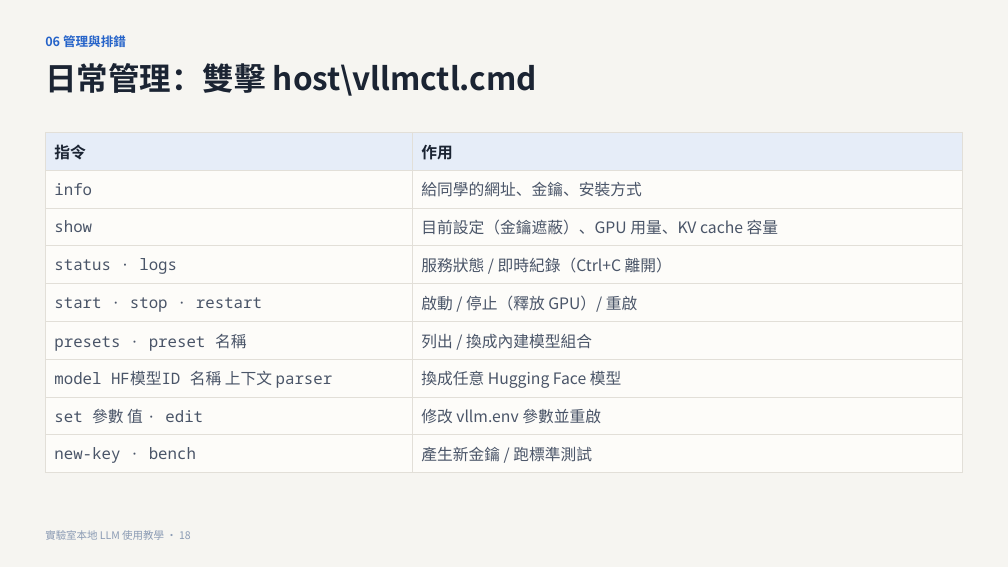
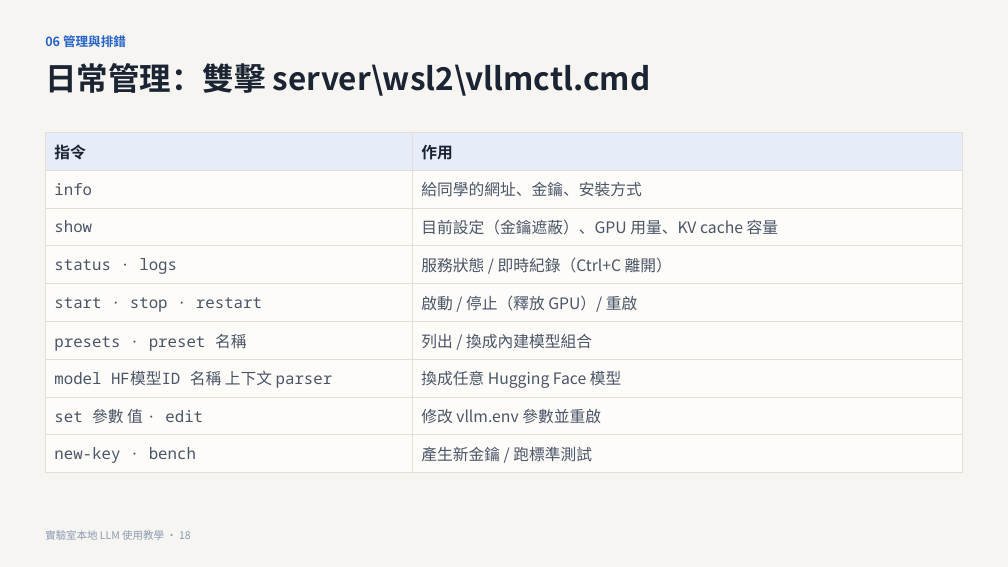
Before and after one commit to CYH4157/local-llm, a slide deck: slide 18 of docs/實驗室本地LLM使用教學.pptx. Drawn at 1008x567 pixels with LibreOffice and Linux fonts; fonts in the diff are those of the drawing. Boxes give left, top, right and bottom in pixels: in the first picture for what was removed or moved away, otherwise in the second. Text is boxed around its words. In the diff, an @@ line names an element or a change of style, - is before the commit and + after.

```diff
--- a/docs/實驗室本地LLM使用教學.pptx
+++ b/docs/實驗室本地LLM使用教學.pptx
@@ text at bbox=[45, 63, 650, 96]: text changed @@
-日常管理：雙擊 host\vllmctl.cmd
+日常管理：雙擊 server\wsl2\vllmctl.cmd
```
Also in this commit, not shown: 7 other slides changed, 1 other file.
